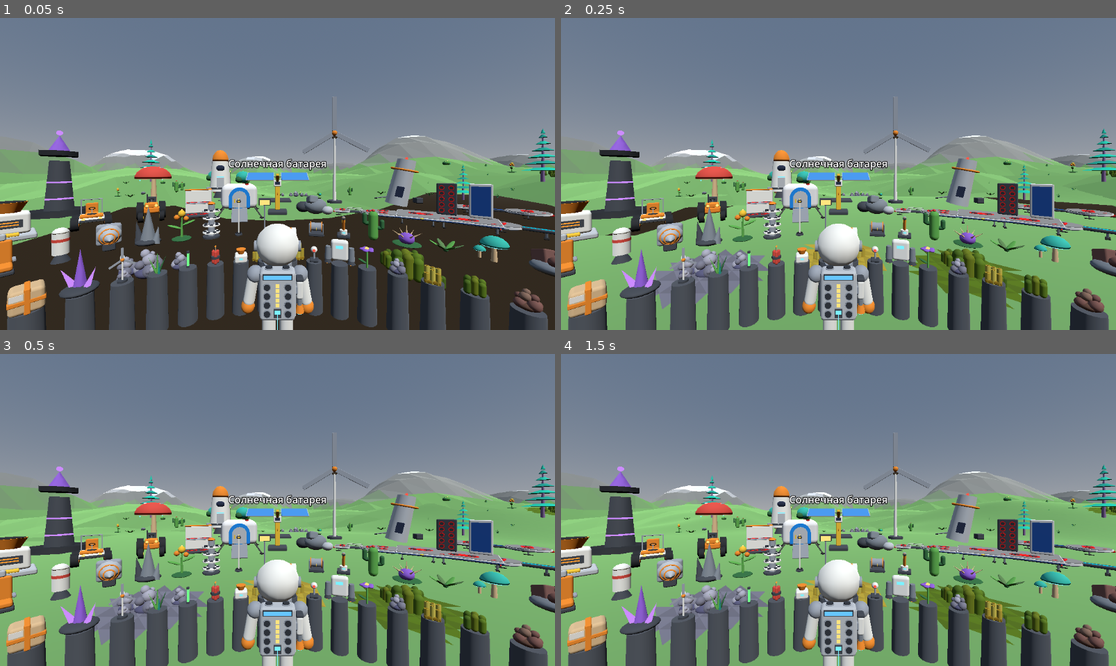
Above: before the commit, frames 1-4 (two rows, left to right).
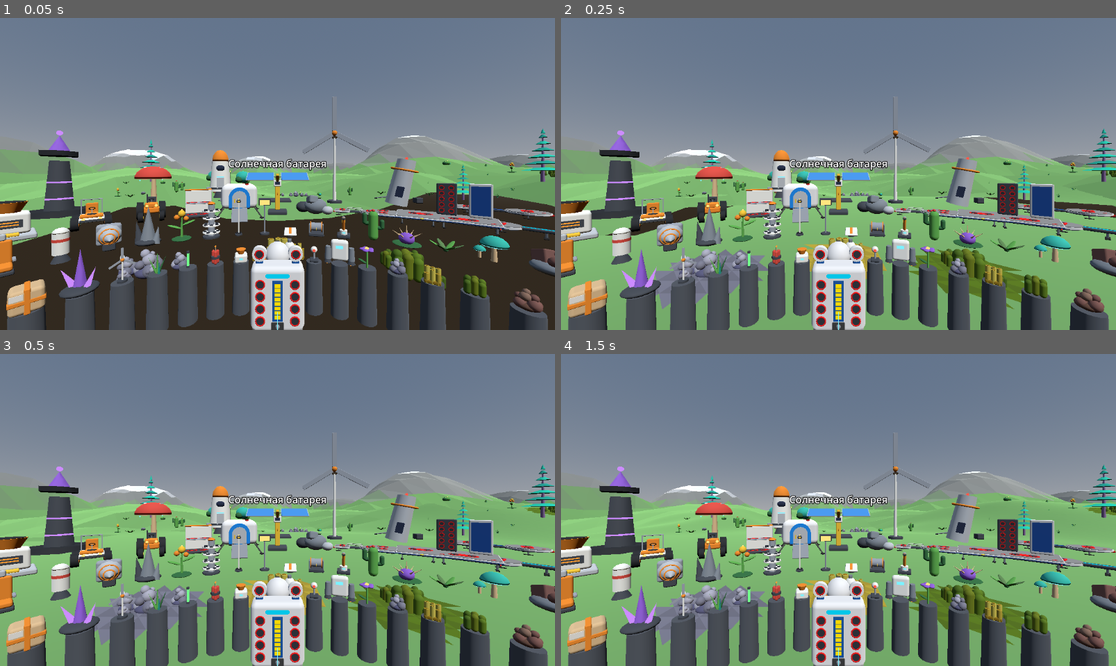
Above: after the commit, the same moments.

Repository: Vano3667/Astro-Planet
Game: Godot game, scene res://main.tscn
Same seed, same stepped clock (60 frames per second), same inputs: the game is played once before the commit and once after it.
Inputs:
- Up to frame 1 (0.05 s): no input
- Up to frame 2 (0.25 s): no input
- Up to frame 3 (0.5 s): no input
- Up to frame 4 (1.5 s): tap Enter at 1.25 s

The runs differ from the first frame. In frame 1, 2.9% of the frame differs, in the area x 43-57%, y 65-100%; in frame 2, 3.0%; in frame 3, 3.0%; in frame 4, 3.0%.

Commit message:
Персонаж и рюкзак по описанию (набор 5)
Описание персонажа (astro-planet-research, data/appearance/character.md,
34 КБ) прочитано целиком в начале новой беседы. Модели explorer и backpack
переделаны по записям 1 (базовый костюм), 18 (шлем) и 19 (рюкзак).

Из описания взяты: общая форма, цвета по замерам, пропорции в ростах
персонажа, число слотов (8 и 2). Рост 1,5 м, расположение синих вставок,
число делений шкалы, вид принтера, место рюкзака на спине - свои, в коде
помечены словом own. Инструмент с бока рюкзака убран: по описанию он
крепится на правом бедре, там оставлен только зажим.

Тело персонажа больше не берётся из набора 2, константа
EXPLORER_BODY_PARTS удалена. Палитра набора 5 дополнена десятью цветами.
Написано без запуска движка; картинок агент не видел.

Diff:
--- a/game/models/models_set5.gd
+++ b/game/models/models_set5.gd
@@ -3,15 +3,17 @@
 # redone from an appearance description that arrived later.
 # What the agent has seen and what was fixed is logged in docs/REVIEW.md.
 #
-# backpack, explorer (seen: backpack.png, 2026-11-24):
-#   - round slots had 12 sides and looked faceted;
-#   - slots stuck out like buttons instead of looking like sockets;
-#   - the tool on the side read as a plain gray block with an orange bit;
-#   - the stand-alone backpack was a mirror image of the one worn by the explorer.
-#   The layout (bar on top, gauge in the middle, printer panel at the bottom) is an own
-#   layout. The appearance description of the character now exists
-#   (astro-planet-research, data/appearance/character.md, 34 KB) but has not been read: it
-#   did not reach the agent in a long conversation. Redo both models from it in a fresh one.
+# backpack, explorer (session 26): redone from
+#   astro-planet-research/data/appearance/character.md (34 KB, read whole in session 26):
+#   entry 1 (the basic suit), entry 18 (helmet) and entry 19 (backpack).
+#   Taken from the description: overall shape, measured colors, proportions given in
+#   character heights, the number of slots. Sizes in meters and everything marked "own"
+#   below are own. The description also tells about things that cannot be seen on a picture
+#   (what is inside) and about movement; those are not used.
+#   Before that (seen: backpack.png, 2026-11-24) the layout of the backpack was own, the
+#   body of the explorer came from set 2 and the digging tool hung on the side of the
+#   backpack.
+#   NOT SEEN by the agent on a picture yet.
 # rock_large (seen: sheet 03, 2026-11-24): read as a ball with a slab stuck into it.
 # wind_turbine_medium, wind_turbine_large (seen: sheets 02 and 07, 2026-11-24):
 #   the blades were pale and thin, almost invisible against a light background.
@@ -33,10 +35,6 @@
 #
 # Written without running the engine; checked by tools/check_models.gd.
 
-# Number of parts in _explorer2() before the backpack parts are appended.
-# Keep in sync with models.gd.
-const EXPLORER_BODY_PARTS := 22
-
 # Sides of round details that are looked at from close up.
 const ROUND := 20
 
@@ -44,7 +42,19 @@
 # Models of sets 3 and 4 cannot be listed here: this file sees only sets 1 and 2.
 const SMOOTH_IDS := ["terrain_tool", "worklight", "canister_small", "oxygen_source", "canister_medium", "rtg"]
 
-# Colors of the base buildings as measured in base.md (b_red and b_ramp are own).
+# Own value: the character is 1.5 m tall. The descriptions measure things in character
+# heights; the base buildings below use the same 1.5 m.
+# Backpack body, meters. character.md, entry 19: about 0.45 of a character height wide,
+# 0.55 tall and 0.20 thick.
+const PACK_W := 0.68
+const PACK_H := 0.82
+const PACK_T := 0.30
+# Own: where the backpack sits on the explorer (height of its bottom, depth of its center).
+const PACK_Y := 0.52
+const PACK_Z := 0.335
+
+# Colors of the base buildings as measured in base.md (b_red and b_ramp are own) and of the
+# character and the backpack as measured in character.md (ch_dark and glow_ch_lamp are own).
 # index.gd looks here first.
 const PALETTE5 := {
 	"b_white": Color(0.91, 0.91, 0.91),
@@ -58,6 +68,18 @@
 	"b_orange": Color(0.91, 0.345, 0.03),
 	"b_red": Color(0.85, 0.10, 0.08),
 	"b_ramp": Color(0.55, 0.57, 0.60),
+	# character.md, entry 1: white shell, blue suit, gold visor, black gloves and soles
+	"ch_white": Color(0.91, 0.91, 0.91),
+	"ch_blue": Color(0.03, 0.28, 0.60),
+	"ch_gold": Color(0.91, 0.72, 0.03),
+	"ch_black": Color(0.094, 0.094, 0.094),
+	"ch_dark": Color(0.22, 0.22, 0.22),
+	"glow_ch_lamp": Color(1.0, 0.98, 0.90),
+	# character.md, entry 19: blue frame, red slot rims, yellow power marks, cyan oxygen tube
+	"bp_blue": Color(0.03, 0.345, 0.66),
+	"bp_red": Color(0.97, 0.03, 0.03),
+	"glow_bp_power": Color(0.97, 0.85, 0.03),
+	"glow_bp_oxygen": Color(0.03, 0.78, 0.91),
 }
 
 
@@ -163,56 +185,122 @@
 	return Vector3(sin(r), 0.0, cos(r))
 
 
-# Backpack body with its details. oy = height of the bottom, oz = center depth,
-# f = +1 if the detailed face looks to +Z (worn on the back), -1 if it looks to -Z.
-# The tool hangs on the right side when you look at the detailed face.
+# --- character and backpack from character.md (session 26) ------------------------
+
+# One slot of the backpack: a bright red rim around a dark socket. The slot looks along Z:
+# f = +1 to +Z, f = -1 to -Z; z is the surface it sits on.
+static func _slot5(x: float, y: float, z: float, f: float) -> Array:
+	return [
+		rg(0.125, 0.018, x, y, z + f * 0.004, "bp_red", 90.0),
+		cy(0.092, 0.008, x, y, z + f * 0.003, "slot", 90.0, 0.0, 0.0, -1.0, ROUND),
+	]
+
+
+# character.md, entry 19. A flat white box with rounded edges. On the detailed face: a
+# column of glowing yellow power marks in the middle, a glowing cyan oxygen tube across the
+# top, four round slots with red rims on each side of the column (eight in all), a printer
+# at the bottom. Two more slots sit on round ears on the top corners.
+# oy = height of the bottom, oz = center depth, f = +1 if the detailed face looks to +Z
+# (worn on the back), -1 if it looks to -Z.
+# The description gives the body as 0.45 x 0.55 heights but its picture as 444 x 680 points
+# (0.65 wide for 1 tall). Here the ears make up the difference: the body is 0.68 x 0.82 m
+# and with the ears the backpack is 1.035 m tall (0.66 wide for 1 tall). Not seen yet.
+# Own: the number of power marks (8), the shape of the printer, where the blue frame shows
+# (a band around the sides and a plate under the power marks), which way the ear slots look,
+# the blue hinges under the ears.
 static func _pack5(oy: float, oz: float, f: float) -> Array:
-	var face: float = oz + f * 0.11
-	var a: Array = [
-		rb(0.46, 0.62, 0.22, 0.0, oy + 0.31, oz, "gray_light", 0.05),
-		# oxygen bar in a dark frame
-		bx(0.37, 0.075, 0.012, 0.0, oy + 0.56, face + f * 0.001, "slot"),
-		bx(0.34, 0.05, 0.016, 0.0, oy + 0.56, face + f * 0.007, "glow_blue"),
-		# printer panel at the bottom of the middle column
-		rb(0.10, 0.11, 0.014, 0.0, oy + 0.115, face + f * 0.003, "gray_dark", 0.01),
-		bx(0.07, 0.045, 0.010, 0.0, oy + 0.13, face + f * 0.011, "glow_cyan"),
-	]
-	# two widget slots on top: a light rim and a dark socket
-	for sx in [-1.0, 1.0]:
-		a.append(cy(0.11, 0.016, sx * 0.11, oy + 0.622, oz, "suit_gray", 0.0, 0.0, 0.0, -1.0, ROUND))
-		a.append(cy(0.086, 0.03, sx * 0.11, oy + 0.63, oz, "slot", 0.0, 0.0, 0.0, -1.0, ROUND))
-	# power gauge: five segments above the printer panel
-	for k in 5:
-		a.append(bx(0.045, 0.04, 0.014, 0.0, oy + 0.215 + 0.06 * k, face + f * 0.005, "glow_yellow"))
-	# eight slots in two columns: a light rim with a dark socket in front of it
+	var face: float = oz + f * PACK_T * 0.5
+	var mid: float = oy + PACK_H * 0.5
+	var a: Array = [
+		rb(PACK_W, PACK_H, PACK_T, 0.0, mid, oz, "ch_white", 0.07),
+		# blue frame: a band that shows on the left and right sides
+		rb(PACK_W + 0.02, PACK_H - 0.14, 0.09, 0.0, mid, oz, "bp_blue", 0.04),
+		# blue plate under the power marks
+		bx(0.13, 0.50, 0.012, 0.0, mid, face + f * 0.002, "bp_blue"),
+		# oxygen tube lying across, above the power marks
+		cp(0.045, 0.30, 0.0, oy + 0.72, face + f * 0.010, "glow_bp_oxygen", 0.0, 0.0, 90.0),
+		# printer: a dark panel with a nozzle
+		rb(0.15, 0.09, 0.02, 0.0, oy + 0.10, face + f * 0.004, "ch_dark", 0.006),
+		cy(0.06, 0.03, 0.0, oy + 0.10, face + f * 0.025, "b_ramp", f * 90.0, 0.0, 0.0, 0.03, 16),
+	]
+	for k in 8:
+		a.append(bx(0.075, 0.038, 0.014, 0.0, oy + 0.215 + 0.055 * float(k), face + f * 0.012, "glow_bp_power"))
 	for j in 4:
-		var y: float = oy + 0.105 + 0.11 * j
-		for sx in [-1.0, 1.0]:
-			a.append(cy(0.100, 0.010, sx * 0.13, y, face + f * 0.002, "suit_gray", 90.0, 0.0, 0.0, -1.0, ROUND))
-			a.append(cy(0.078, 0.012, sx * 0.13, y, face + f * 0.006, "slot", 90.0, 0.0, 0.0, -1.0, ROUND))
-	# digging tool hanging nozzle down on a clip
-	var hx: float = f * 0.285
-	a.append(bx(0.05, 0.10, 0.10, f * 0.245, oy + 0.36, oz, "suit_gray"))
-	a.append(rb(0.09, 0.24, 0.11, hx, oy + 0.36, oz, "suit", 0.03))
-	a.append(rb(0.10, 0.05, 0.12, hx, oy + 0.49, oz, "gray_dark", 0.02))
-	a.append(cy(0.06, 0.10, hx, oy + 0.20, oz, "gray", 0.0, 0.0, 0.0, -1.0, 16))
-	a.append(cy(0.12, 0.09, hx, oy + 0.11, oz, "orange", 0.0, 0.0, 0.0, 0.07, 16))
-	a.append(cy(0.10, 0.012, hx, oy + 0.062, oz, "glow_cyan", 0.0, 0.0, 0.0, -1.0, 16))
-	return a
-
-
+		var y: float = oy + 0.16 + 0.15 * float(j)
+		a.append_array(_slot5(-0.215, y, face, f))
+		a.append_array(_slot5(0.215, y, face, f))
+	for k in 2:
+		var sx: float = float(k) * 2.0 - 1.0
+		var ex: float = sx * 0.235
+		a.append(bx(0.09, 0.07, 0.07, ex, oy + PACK_H + 0.015, oz, "bp_blue"))
+		a.append(cy(0.19, 0.08, ex, oy + 0.94, oz, "ch_white", 90.0, 0.0, 0.0, -1.0, ROUND))
+		a.append_array(_slot5(ex, oy + 0.94, oz + f * 0.04, f))
+	return a
+
+
+# The backpack alone: the detailed face looks to the front (-Z).
+# Own: two blue mount pads on the side that touches the back.
 static func _backpack5() -> Array:
 	var a: Array = _pack5(0.0, 0.0, -1.0)
-	# two straps on the side that touches the back
-	a.append(bx(0.06, 0.46, 0.03, -0.12, 0.31, 0.12, "gray_dark"))
-	a.append(bx(0.06, 0.46, 0.03, 0.12, 0.31, 0.12, "gray_dark"))
-	return a
-
-
-# The explorer from set 2 with the new backpack on the back.
+	a.append(rb(0.12, 0.14, 0.03, -0.10, 0.48, 0.16, "bp_blue", 0.01))
+	a.append(rb(0.12, 0.14, 0.03, 0.10, 0.48, 0.16, "bp_blue", 0.01))
+	return a
+
+
+# character.md, entries 1 and 18. A slim figure with long thin arms and legs and a round
+# helmet: a white shell over a blue suit, a gold visor, black gloves and soles.
+# From the description: shoulders 0.38 of the height (0.57 m), the whole figure with the
+# arms 0.51 of the height wide (0.77 m), the helmet 0.24 wide and 0.26 tall (0.36 x 0.39 m),
+# a block of connectors on the chest, a lamp over the visor, a collar under the helmet,
+# sockets on the sides of the helmet, backpack mounts on the back, a tool mount on the
+# right hip.
+# Own: the height of 1.5 m, the length of the legs and of the torso, which parts are blue
+# (thighs, upper arms, joints, waist, collar), two connectors on the chest and their colors,
+# the gray lamp housing. The visor is plain gold: the builder has no mirror material.
+# The digging tool itself is not on the hip: only the clip is.
+# With the backpack on, the ears of the backpack are 5 cm higher than the helmet.
 static func _explorer5() -> Array:
-	var a: Array = get_parts("explorer").slice(0, EXPLORER_BODY_PARTS)
-	a.append_array(_pack5(0.66, 0.37, 1.0))
+	var a: Array = [
+		# hips, waist, chest shell
+		rb(0.27, 0.12, 0.17, 0.0, 0.76, 0.0, "ch_white", 0.04),
+		cy(0.20, 0.10, 0.0, 0.85, 0.0, "ch_blue", 0.0, 0.0, 0.0, -1.0, 16),
+		rb(0.36, 0.28, 0.22, 0.0, 1.00, 0.0, "ch_white", 0.07),
+		# block of connectors on the chest
+		rb(0.17, 0.10, 0.03, 0.0, 1.02, -0.118, "ch_dark", 0.012),
+		cy(0.045, 0.02, -0.04, 1.02, -0.135, "ch_white", 90.0, 0.0, 0.0, -1.0, 12),
+		cy(0.045, 0.02, 0.04, 1.02, -0.135, "ch_white", 90.0, 0.0, 0.0, -1.0, 12),
+		# collar, helmet, visor
+		cy(0.25, 0.05, 0.0, 1.15, 0.0, "ch_blue", 0.0, 0.0, 0.0, -1.0, ROUND),
+		sp(0.36, 0.39, 0.36, 0.0, 1.305, 0.0, "ch_white"),
+		sp(0.29, 0.26, 0.18, 0.0, 1.31, -0.112, "ch_gold"),
+		# lamp over the visor
+		rb(0.08, 0.04, 0.05, 0.0, 1.455, -0.115, "ch_dark", 0.012),
+		bx(0.05, 0.022, 0.012, 0.0, 1.455, -0.144, "glow_ch_lamp"),
+		# clip for the tool on the right hip (the right side of the model is +X)
+		bx(0.035, 0.09, 0.09, 0.15, 0.75, 0.0, "ch_blue"),
+	]
+	for k in 2:
+		var sx: float = float(k) * 2.0 - 1.0
+		# leg: black sole, white boot and shin, blue knee and thigh
+		var lx: float = sx * 0.085
+		a.append(rb(0.105, 0.05, 0.21, lx, 0.025, -0.02, "ch_black", 0.02))
+		a.append(rb(0.10, 0.10, 0.17, lx, 0.095, -0.005, "ch_white", 0.035))
+		a.append(cy(0.07, 0.30, lx, 0.28, 0.0, "ch_white", 0.0, 0.0, 0.0, 0.09, 12))
+		a.append(sp(0.105, 0.105, 0.105, lx, 0.45, 0.0, "ch_blue"))
+		a.append(cp(0.11, 0.30, lx, 0.60, 0.0, "ch_blue"))
+		# arm: white shoulder, blue upper arm and elbow, thin white forearm, black glove
+		var shoulder := Vector3(sx * 0.235, 1.06, 0.0)
+		var elbow := Vector3(sx * 0.29, 0.83, 0.0)
+		var wrist := Vector3(sx * 0.33, 0.60, 0.0)
+		a.append(sp(0.13, 0.13, 0.13, sx * 0.22, 1.075, 0.0, "ch_white"))
+		a.append(_strut5(0.085, shoulder, elbow, "ch_blue", 12))
+		a.append(sp(0.095, 0.095, 0.095, elbow.x, elbow.y, 0.0, "ch_blue"))
+		a.append(_strut5(0.07, elbow, wrist, "ch_white", 12))
+		a.append(sp(0.095, 0.12, 0.095, sx * 0.337, 0.55, 0.0, "ch_black"))
+		# socket on the side of the helmet, backpack mount on the back
+		a.append(cy(0.08, 0.03, sx * 0.175, 1.305, 0.0, "ch_blue", 0.0, 0.0, 90.0, -1.0, 16))
+		a.append(bx(0.10, 0.12, 0.09, sx * 0.10, 1.00, 0.147, "ch_blue"))
+	a.append_array(_pack5(PACK_Y, PACK_Z, 1.0))
 	return a
 
 
@@ -381,6 +469,6 @@
 		var r: Vector3 = _ring5(deg)
 		var top: Vector3 = r * 2.00 + Vector3(0.0, 0.50, 0.0)
 		var foot: Vector3 = r * 2.62 + Vector3(0.0, 0.10, 0.0)
-		a.append(_strut5(0.26, top, foot, "b_dark"))
+		a.append(_strut5(0.26, top, foot, "b_leg"))
 		a.append(cy(0.60, 0.10, foot.x, 0.05, foot.z, "b_dark"))
 	return a
